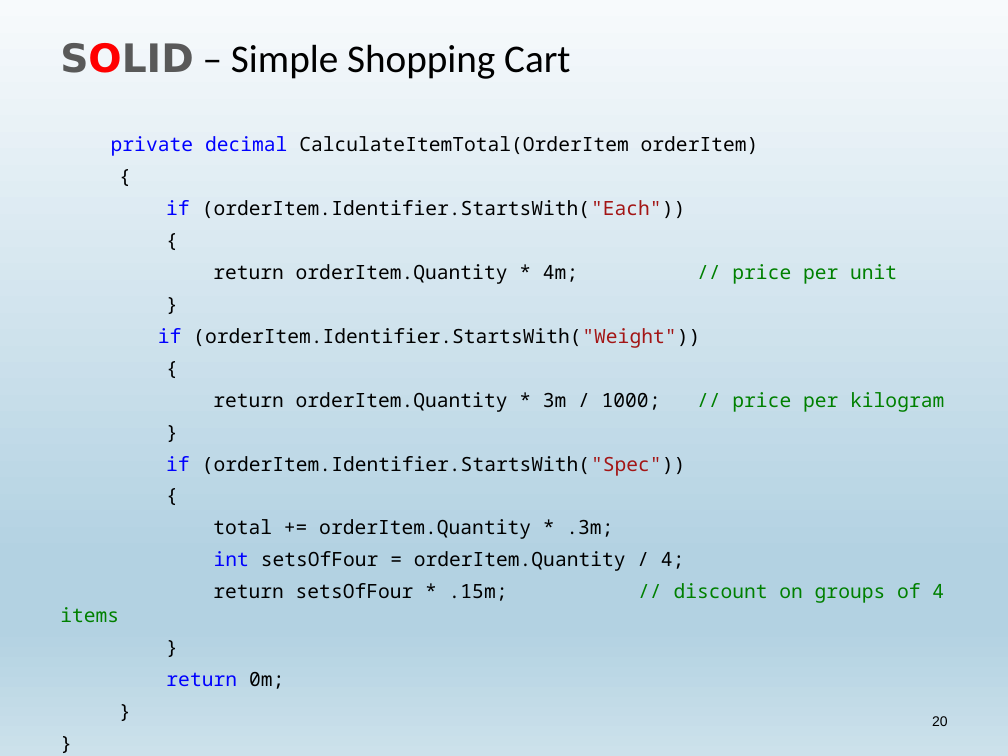
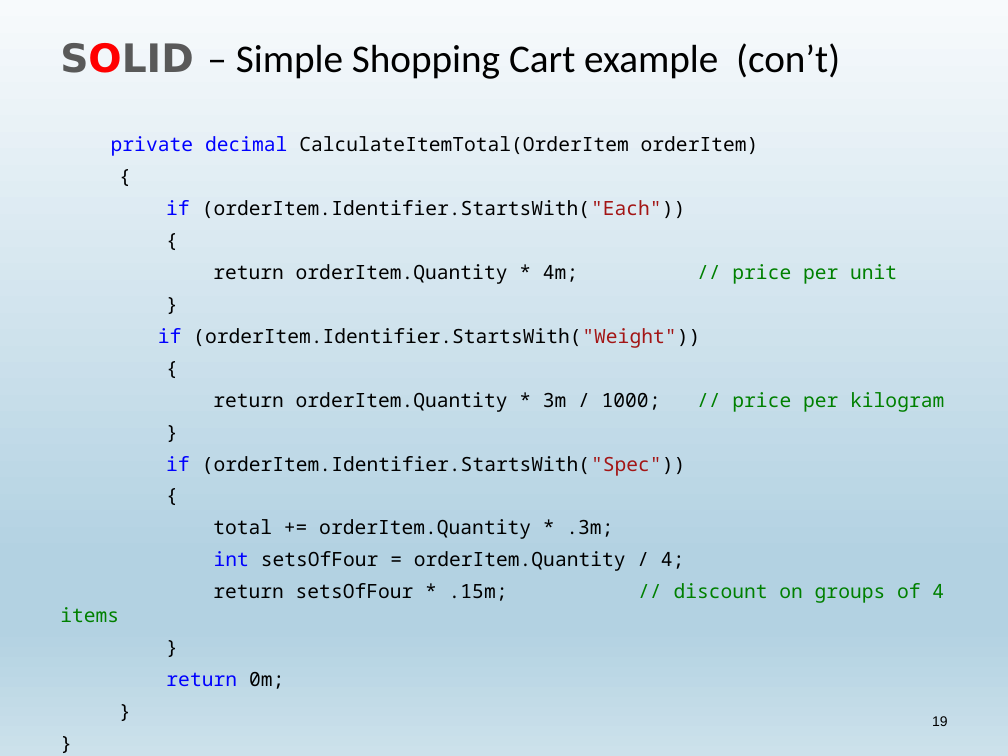
Before and after one commit to dgebert/presentations, a slide deck: slide 19 of SOLID.pptx (slide 20 before the commit). Drawn at 1008x756 pixels with LibreOffice and Linux fonts; fonts in the diff are those of the drawing. Boxes give left, top, right and bottom in pixels: in the first picture for what was removed or moved away, otherwise in the second. Text is boxed around its words. In the diff, an @@ line names an element or a change of style, - is before the commit and + after.

```diff
--- a/SOLID.pptx
+++ b/SOLID.pptx
@@ title at [60,43,840,79]: text changed @@
-SOLID – Simple Shopping Cart
+SOLID – Simple Shopping Cart example (con’t)
@@ page number at [932,716,948,726]: text changed @@
-20
+19
```
Also in this commit, not shown: 13 other slides changed, 1 slide added, 3 slides removed.
